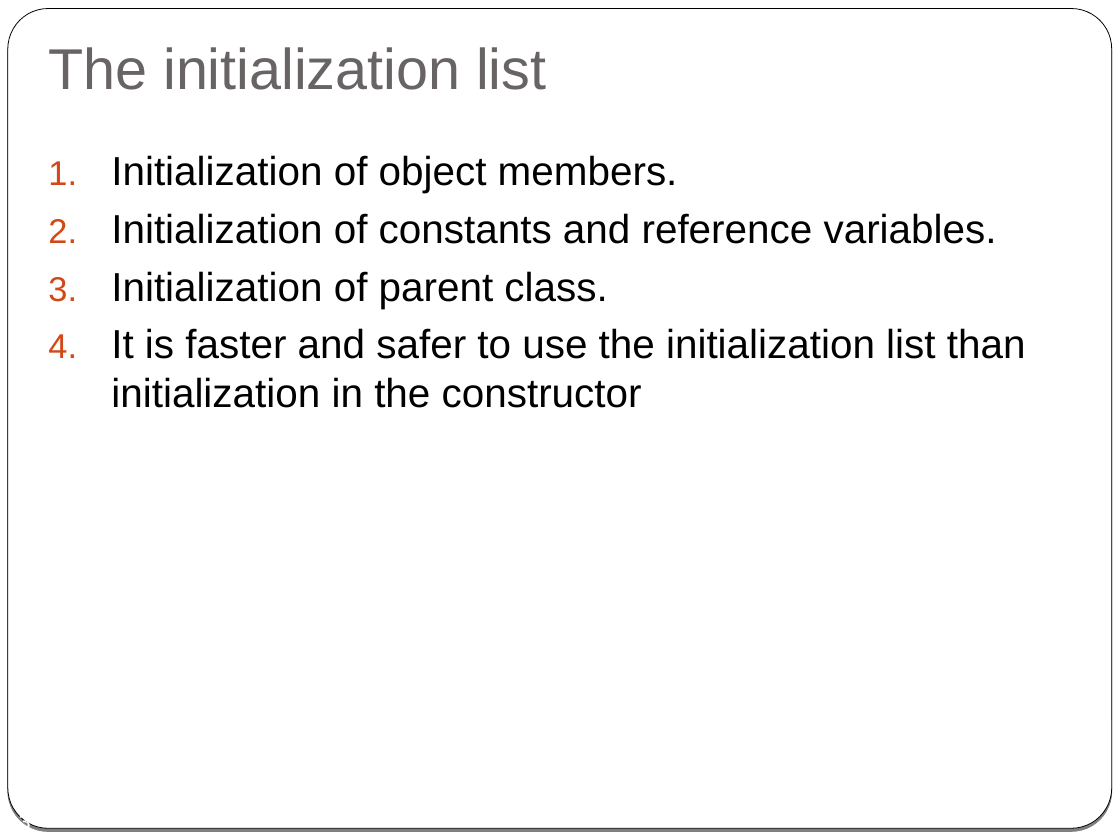
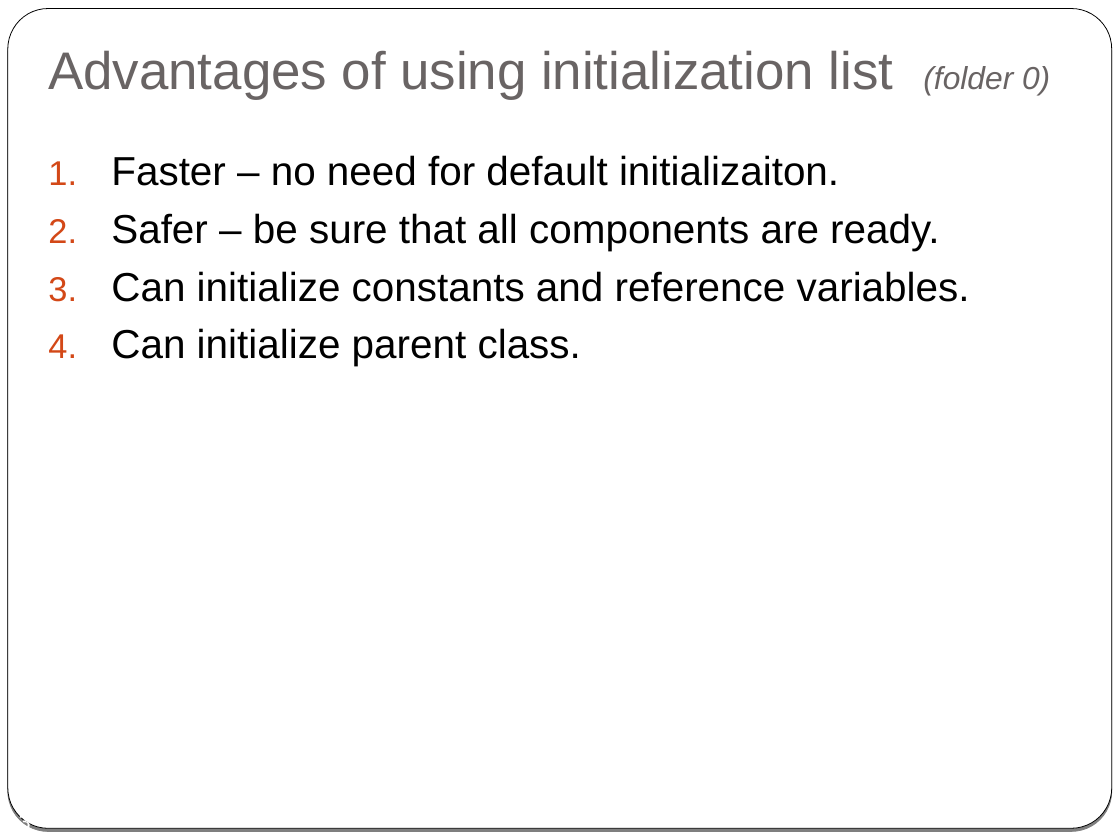
Before and after one commit to cpp-at-ariel/cpp-5779, a slide deck: slide 13 of week03-reference-const/slides-1-composition-initialization.odp. Drawn at 1120x840 pixels with LibreOffice and Linux fonts; fonts in the diff are those of the drawing. Boxes give left, top, right and bottom in pixels: in the first picture for what was removed or moved away, otherwise in the second. Text is boxed around its words. In the diff, an @@ line names an element or a change of style, - is before the commit and + after.

```diff
--- a/week03-reference-const/slides-1-composition-initialization.odp
+++ b/week03-reference-const/slides-1-composition-initialization.odp
@@ title at (x1=48, y1=50, x2=1050, y2=99): text changed; size 37 to 34 pt @@
-The initialization list
+Advantages of using initialization list (folder 0)
@@ text at (x1=111, y1=155, x2=970, y2=366): text changed @@
-1. Initialization of object members.
-2. Initialization of constants and reference variables.
-3. Initialization of parent class.
-4. It is faster and safer to use the initialization list than initialization in the constructor
+1. Faster – no need for default initializaiton.
+2. Safer – be sure that all components are ready.
+3. Can initialize constants and reference variables.
+4. Can initialize parent class.
```
Also in this commit, not shown: 1 other slide changed, 13 other files.
